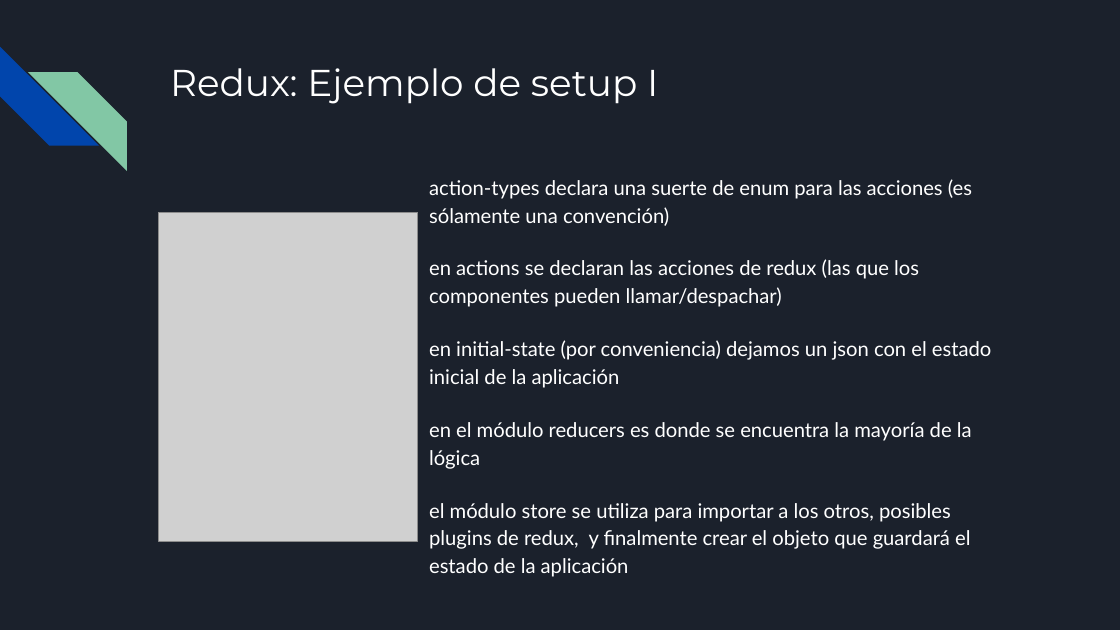
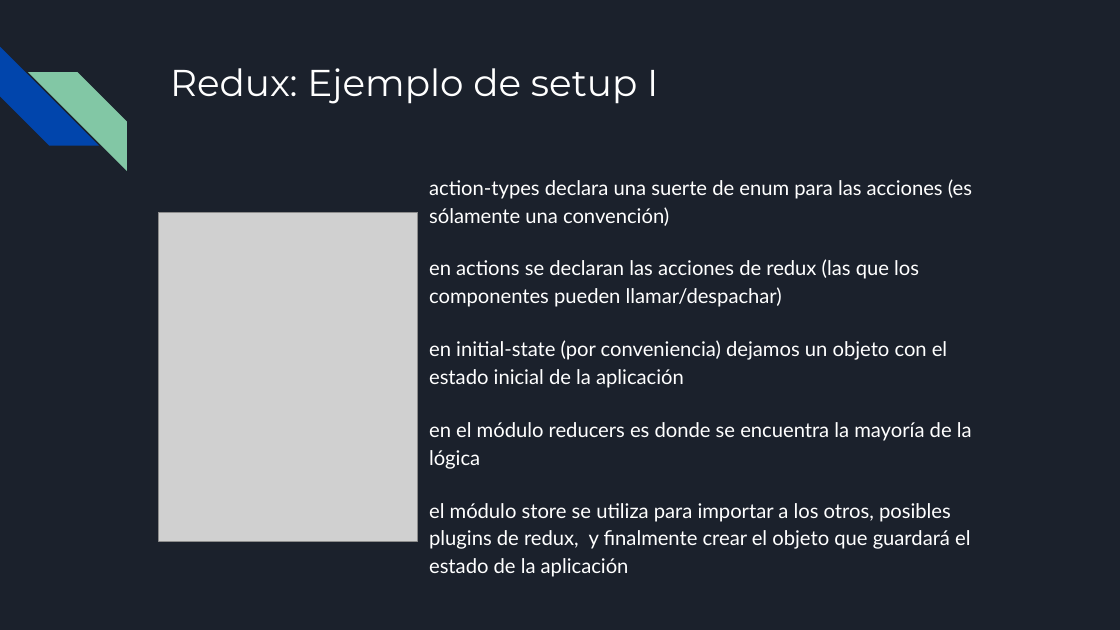
Before and after one commit to francisco-pinchentti/react-basics, a slide deck: slide 22 of docs/React.odp. Drawn at 1120x630 pixels with LibreOffice and Linux fonts; fonts in the diff are those of the drawing; grey boxes stand for pictures. Boxes give left, top, right and bottom in pixels: in the first picture for what was removed or moved away, otherwise in the second. Text is boxed around its words. In the diff, an @@ line names an element or a change of style, - is before the commit and + after.

Commit message:
updated presentation: redux, test, summary

```diff
--- a/docs/React.odp
+++ b/docs/React.odp
@@ text at (x1=429, y1=340, x2=947, y2=388): text changed @@
-en initial-state (por conveniencia) dejamos un json con el estado inicial de la aplicación
+en initial-state (por conveniencia) dejamos un objeto con el estado inicial de la aplicación
```
Also in this commit, not shown: 5 other slides changed, 5 slides added, 1 slide removed.
